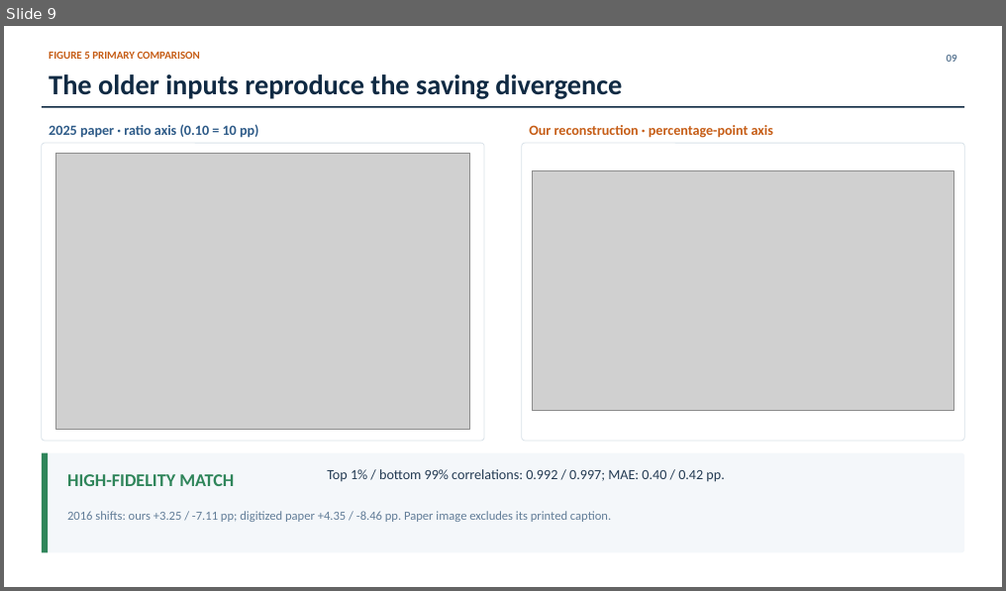
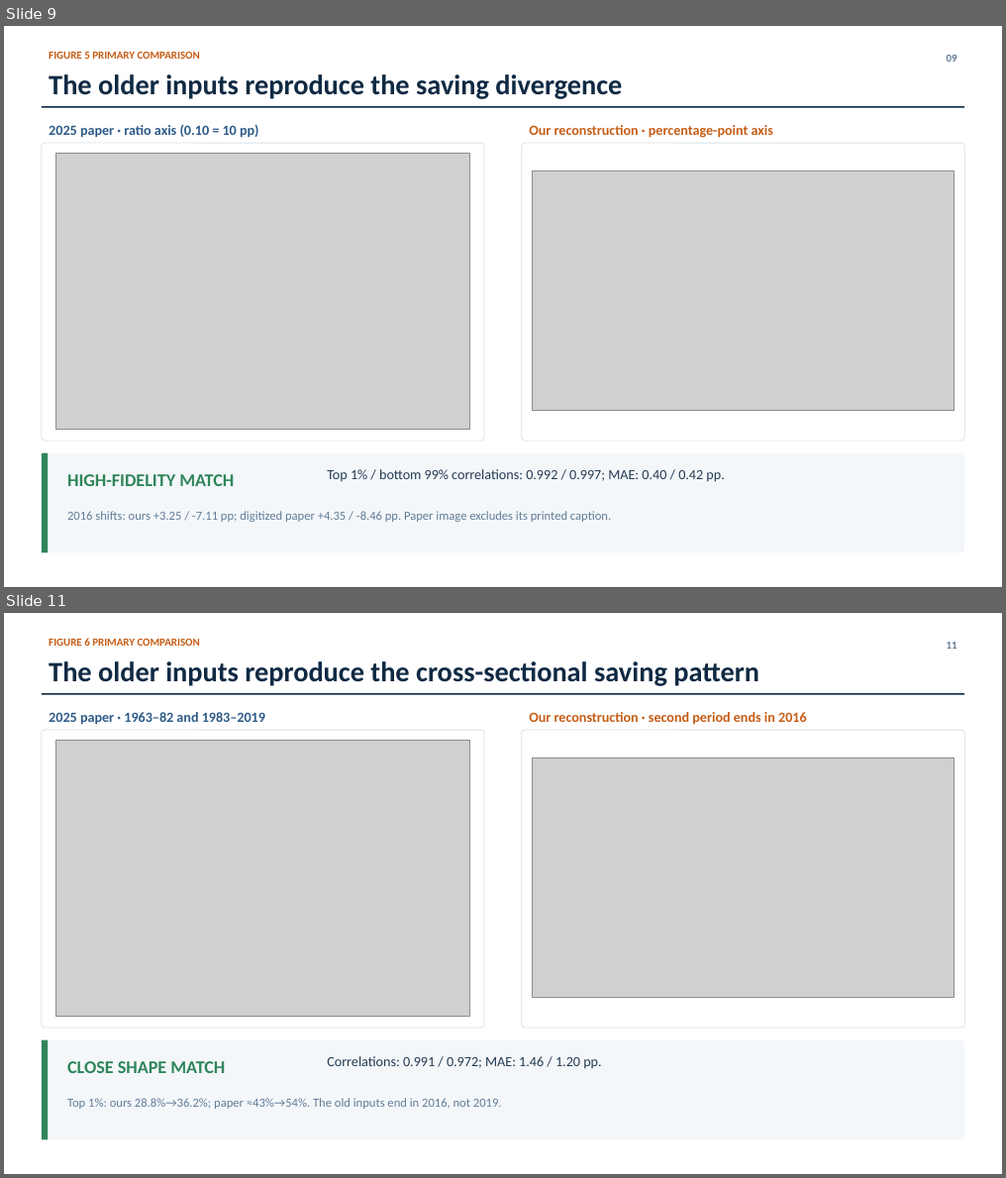
Before and after one commit to lorenz-gorini/mian-sufi-straub2025-saving-glut-replication, a slide deck: Presentation/4_figure_comparison/presentation.pptx. Shown one above the other, each under a label of ours: slide 9 before the commit, slides 9 and 11 after it; the slides between them are not shown. The pictures are 1006x591 and 1006x1178 pixels, drawn with LibreOffice and Linux fonts; fonts in the diff are those of the drawing; grey boxes stand for pictures. Boxes give left, top, right and bottom in pixels: in the first picture for what was removed or moved away, otherwise in the second. Text is boxed around its words. In the diff, an @@ line names an element or a change of style, - is before the commit and + after.

Commit message:
Reconstruct Figure 6 and extend the comparison deck
- apply the 2025 saving-rate method to the 2021 authors-kit data
- add matched wealth-level and five-year evolution diagnostics
- integrate Figures 5 and 6 into the verified comparison presentation

```diff
--- a/Presentation/4_figure_comparison/presentation.pptx
+++ b/Presentation/4_figure_comparison/presentation.pptx
@@ slide 11 added at [4, 613, 1002, 1174], background #FFFFFF @@
@@ text added at [49, 638, 200, 646], 10.5 pt, text #C65D16, bold @@
+FIGURE 6 PRIMARY COMPARISON
@@ text added at [946, 642, 957, 649], 10.5 pt, text #627D98, bold @@
+11
@@ text added at [49, 662, 759, 686], 27 pt, text #102A43, bold @@
+The older inputs reproduce the cross-sectional saving pattern
@@ rectangle added at [42, 693, 964, 694], fill #102A43 @@
@@ rounded rectangle added at [42, 730, 484, 1028], fill #FFFFFF, outline #D8E1E8 0.75 pt @@
@@ text added at [49, 712, 265, 725], 13.5 pt, text #2E5B88, bold @@
+2025 paper · 1963–82 and 1983–2019
@@ rounded rectangle added at [522, 730, 965, 1028], fill #FFFFFF, outline #D8E1E8 0.75 pt @@
@@ text added at [529, 712, 807, 725], 13.5 pt, text #C65D16, bold @@
+Our reconstruction · second period ends in 2016
@@ picture added at [55, 741, 469, 1017] @@
@@ picture added at [532, 759, 954, 998] @@
@@ rounded rectangle added at [42, 1041, 964, 1140], fill #F4F7FA @@
@@ rectangle added at [42, 1041, 48, 1140], fill #2F855A @@
@@ text added at [327, 1057, 601, 1069], 13.5 pt, text #243B53 @@
+Correlations: 0.991 / 0.972; MAE: 1.46 / 1.20 pp.
@@ text added at [67, 1061, 225, 1073], 17.2 pt, text #2F855A, bold @@
+CLOSE SHAPE MATCH
@@ text added at [67, 1098, 502, 1109], 12 pt, text #627D98 @@
+Top 1%: ours 28.8%→36.2%; paper ≈43%→54%. The old inputs end in 2016, not 2019.
```
Also in this commit, not shown: 5 slides changed, 3 other slides added, 18 other files.
